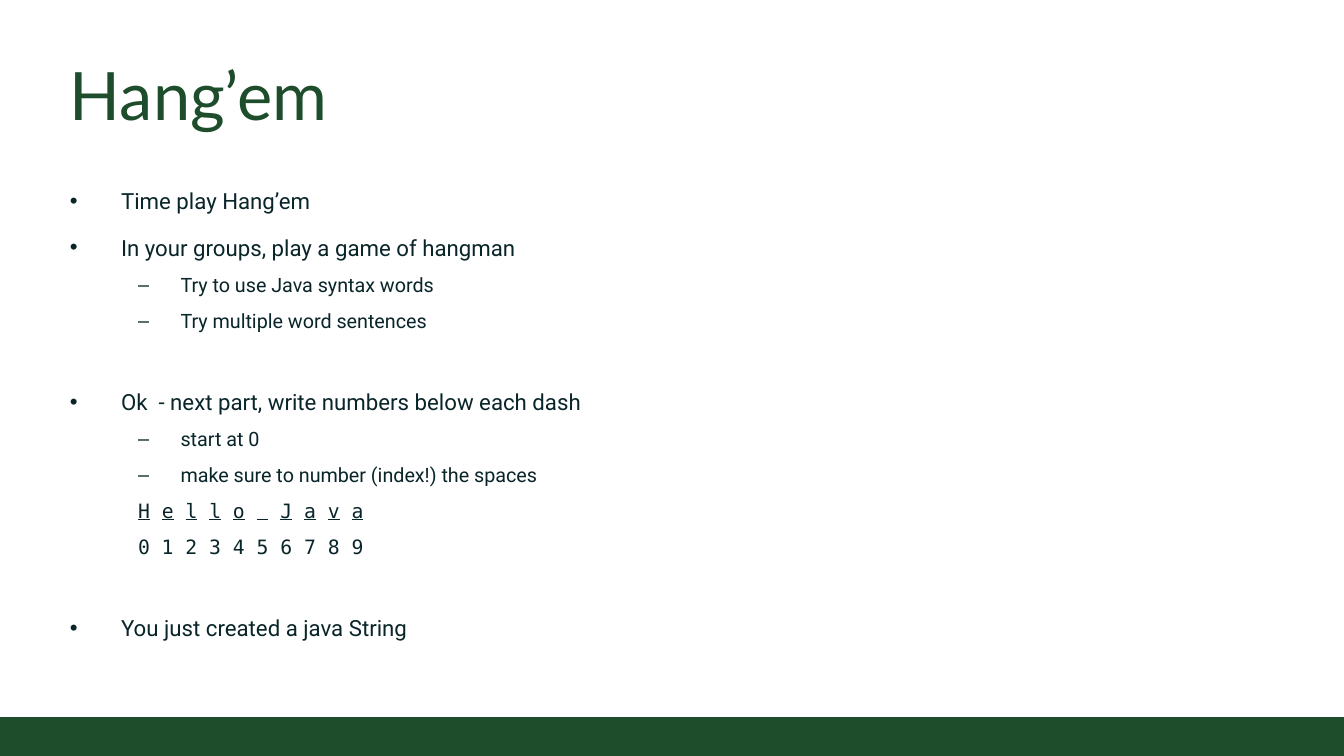
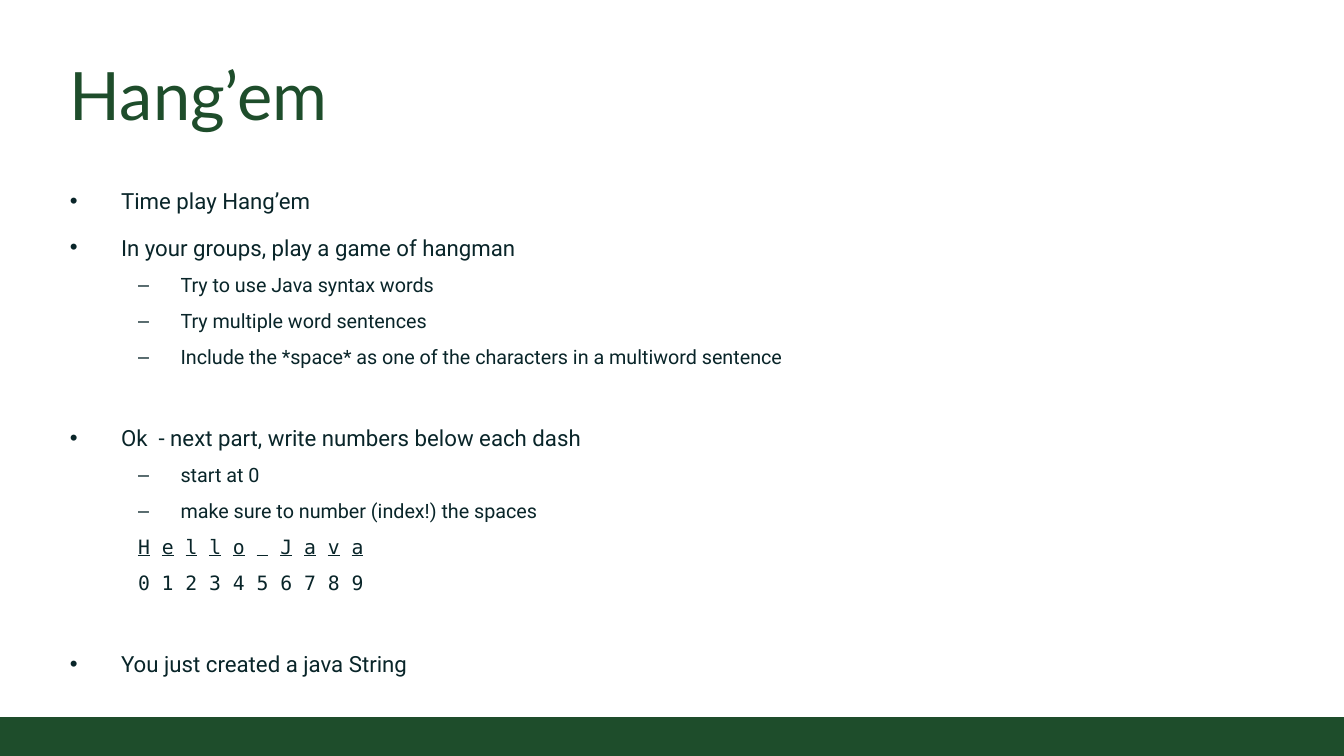
Before and after one commit to CSU-CompSci-CS163-4/Handouts, a slide deck: slide 8 of slides/On-Campus/02_03_CharactersAndStrings.pptx. Drawn at 1344x756 pixels with LibreOffice and Linux fonts; fonts in the diff are those of the drawing; background and template pictures are left out. Boxes give left, top, right and bottom in pixels: in the first picture for what was removed or moved away, otherwise in the second. Text is boxed around its words. In the diff, an @@ line names an element or a change of style, - is before the commit and + after.

```diff
--- a/slides/On-Campus/02_03_CharactersAndStrings.pptx
+++ b/slides/On-Campus/02_03_CharactersAndStrings.pptx
@@ text at (x1=181, y1=349, x2=782, y2=368): paragraph added @@
+  – Include the *space* as one of the characters in a multiword sentence
```
Also in this commit, not shown: 7 other slides changed, 2 slides added, 1 other file.
